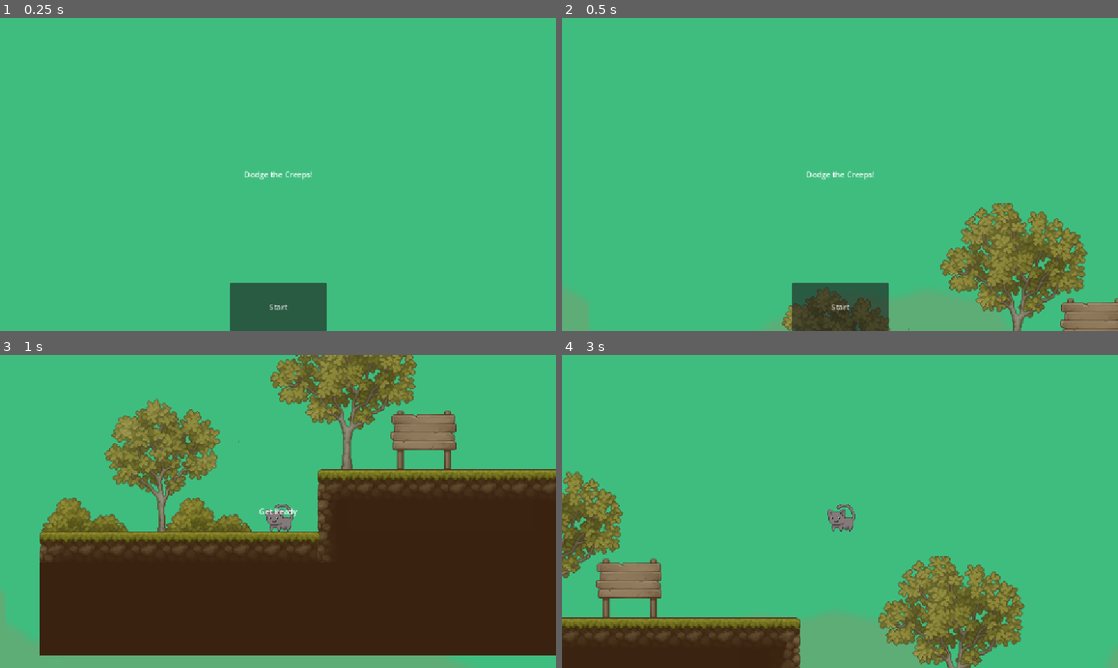
Above: before the commit, frames 1-4 (two rows, left to right).
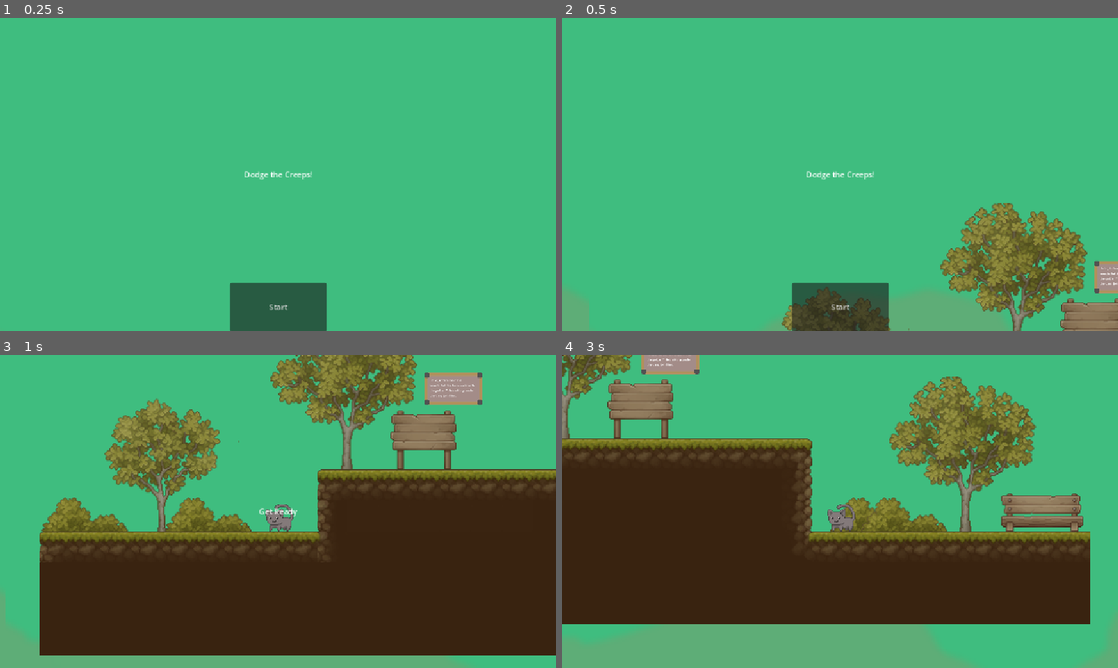
Above: after the commit, the same moments.

Repository: Biblbrox/cat-s-adventures
Game: Godot game, scene res://scenes/main.tscn
Same seed, same stepped clock (60 frames per second), same inputs: the game is played once before the commit and once after it.
Inputs:
- Up to frame 1 (0.25 s): no input
- Up to frame 2 (0.5 s): no input
- Up to frame 3 (1 s): click "Start" at 0.5 s
- Up to frame 4 (3 s): tap Enter at 1.25 s; hold Right (ui_right) 1.28-2.78 s; tap Space (ui_select) at 1.52, 2.27 s; hold Left (ui_left) from 2.78 s (still down)

Frame 1 is identical in both runs. In frame 2, 0.4% of the frame differs, in the area x 95-100%, y 77-88%; in frame 3, 1.1%; in frame 4, 62%, in the area x 0-100%, y 0-100%.

Commit message:
Created a simple animation for the cat

Diff:
--- a/levels/Intro.tscn
+++ b/levels/Intro.tscn
@@ -1,8 +1,9 @@
-[gd_scene load_steps=7 format=4 uid="uid://c7ojv05gfwyd5"]
+[gd_scene load_steps=8 format=4 uid="uid://c7ojv05gfwyd5"]
 
 [ext_resource type="Texture2D" uid="uid://p2fc6n1877at" path="res://art/tiles/Normal/TX Tileset Ground.png" id="2_ju8mw"]
 [ext_resource type="Texture2D" uid="uid://gnj7xvkefl3y" path="res://art/tiles/Backgrounds/SunnyBackground.png" id="2_swsbe"]
 [ext_resource type="Texture2D" uid="uid://eecybkdpvn7x" path="res://art/tiles/Normal/TX Village Props.png" id="3_ju8mw"]
+[ext_resource type="PackedScene" uid="uid://dx1hs01yh8640" path="res://scenes/popup_message.tscn" id="4_2si4l"]
 
 [sub_resource type="TileSetAtlasSource" id="TileSetAtlasSource_2si4l"]
 resource_name = "Terrain"
@@ -1793,3 +1794,7 @@
 [node name="TileMapLayer" type="TileMapLayer" parent="."]
 tile_map_data = PackedByteArray("AAAAACcAAAAAAAAAAAACACcAAAABAAAAAAAEACcAAAABAAAAAAAGACcAAAABAAAAAAAIACcAAAABAAAAAAAKAC …(2768 unchanged characters)…
 tile_set = SubResource("TileSet_lfbo0")
+
+[node name="PopupMessage" parent="." instance=ExtResource("4_2si4l")]
+position = Vector2(480, 480)
+scale = Vector2(0.2, 0.2)
--- a/scenes/player.tscn
+++ b/scenes/player.tscn
@@ -1,7 +1,9 @@
-[gd_scene load_steps=5 format=3 uid="uid://bbx8l0hrce7g"]
+[gd_scene load_steps=7 format=3 uid="uid://bbx8l0hrce7g"]
 
 [ext_resource type="Script" uid="uid://b68qxpij1kgwv" path="res://src/mobs/player.gd" id="1_icdxa"]
+[ext_resource type="Texture2D" uid="uid://c21q427f7xyps" path="res://art/mobs/player/cat_walk0000.png" id="3_dqkch"]
 [ext_resource type="Texture2D" uid="uid://bcyw0e4e2eyf1" path="res://art/mobs/player/cat.png" id="4_ejvy2"]
+[ext_resource type="Texture2D" uid="uid://dkq4x4le7mkgy" path="res://art/mobs/player/cat_walk0001.png" id="4_qlg0r"]
 
 [sub_resource type="SpriteFrames" id="SpriteFrames_xekqa"]
 animations = [{
@@ -15,7 +17,10 @@
 }, {
 "frames": [{
 "duration": 1.0,
-"texture": ExtResource("4_ejvy2")
+"texture": ExtResource("3_dqkch")
+}, {
+"duration": 1.0,
+"texture": ExtResource("4_qlg0r")
 }],
 "loop": true,
 "name": &"walk",
--- /dev/null
+++ b/scenes/popup_message.tscn
@@ -0,0 +1,14 @@
+[gd_scene load_steps=2 format=3 uid="uid://dx1hs01yh8640"]
+
+[ext_resource type="Texture2D" uid="uid://cisq60a5v4uoc" path="res://art/tiles/Misc/popup.png" id="1_8lcgi"]
+
+[node name="Sprite2D" type="Sprite2D"]
+texture = ExtResource("1_8lcgi")
+
+[node name="Label" type="Label" parent="."]
+offset_left = -416.0
+offset_top = -112.0
+offset_right = -168.0
+offset_bottom = -8.0
+text = "Hello, kitten! Isn't it a wonderful day for a walk with the golden? He's sitting under the tree, join him."
+autowrap_mode = 3
--- a/src/mobs/player.gd
+++ b/src/mobs/player.gd
@@ -6,7 +6,7 @@
 var screen_size
 
 var run_speed = 350
-var jump_speed = -1000
+var jump_speed = -700
 var gravity = 2500
 
 
@@ -14,7 +14,6 @@
 func _ready() -> void:
 	screen_size = get_viewport_rect().size
 	hide()
-
 
 
 func get_input():
@@ -36,12 +35,17 @@
 	move_and_slide()
 
 	if velocity.x != 0:
-		$AnimatedSprite2D.animation = "walk"
-		$AnimatedSprite2D.flip_v = false
 		$AnimatedSprite2D.flip_h = velocity.x > 0
+		if velocity.y == 0:
+			$AnimatedSprite2D.animation = "walk"
+		else:
+			$AnimatedSprite2D.stop()
+		$AnimatedSprite2D.play()
 	elif velocity.y != 0:
-		$AnimatedSprite2D.animation= "up"
-		#$AnimatedSprite2D.flip_v = velocity.y > 0
+		$AnimatedSprite2D.animation = "up"
+		$AnimatedSprite2D.play()
+	else:
+		$AnimatedSprite2D.stop()
 
 
 func start(pos):
Binary file changed: art/mobs/player/cat.png
Binary file added: art/mobs/player/cat_walk0000.png
Binary file added: art/mobs/player/cat_walk0001.png
Binary file added: art/tiles/Misc/popup.png
Not shown: 1 places in scenes/mob.tscn that only renumber resources
Not shown, changed: art/mobs/player/cat.png~
Not shown, added: art/tiles/Misc/popup.kra
Not shown, added: art/tiles/Misc/popup.kra~
